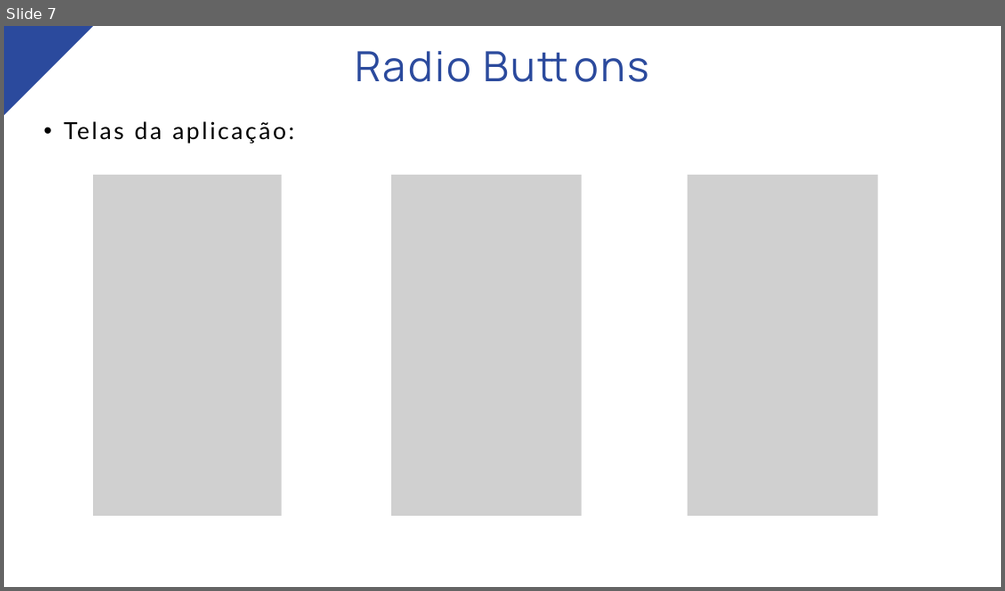
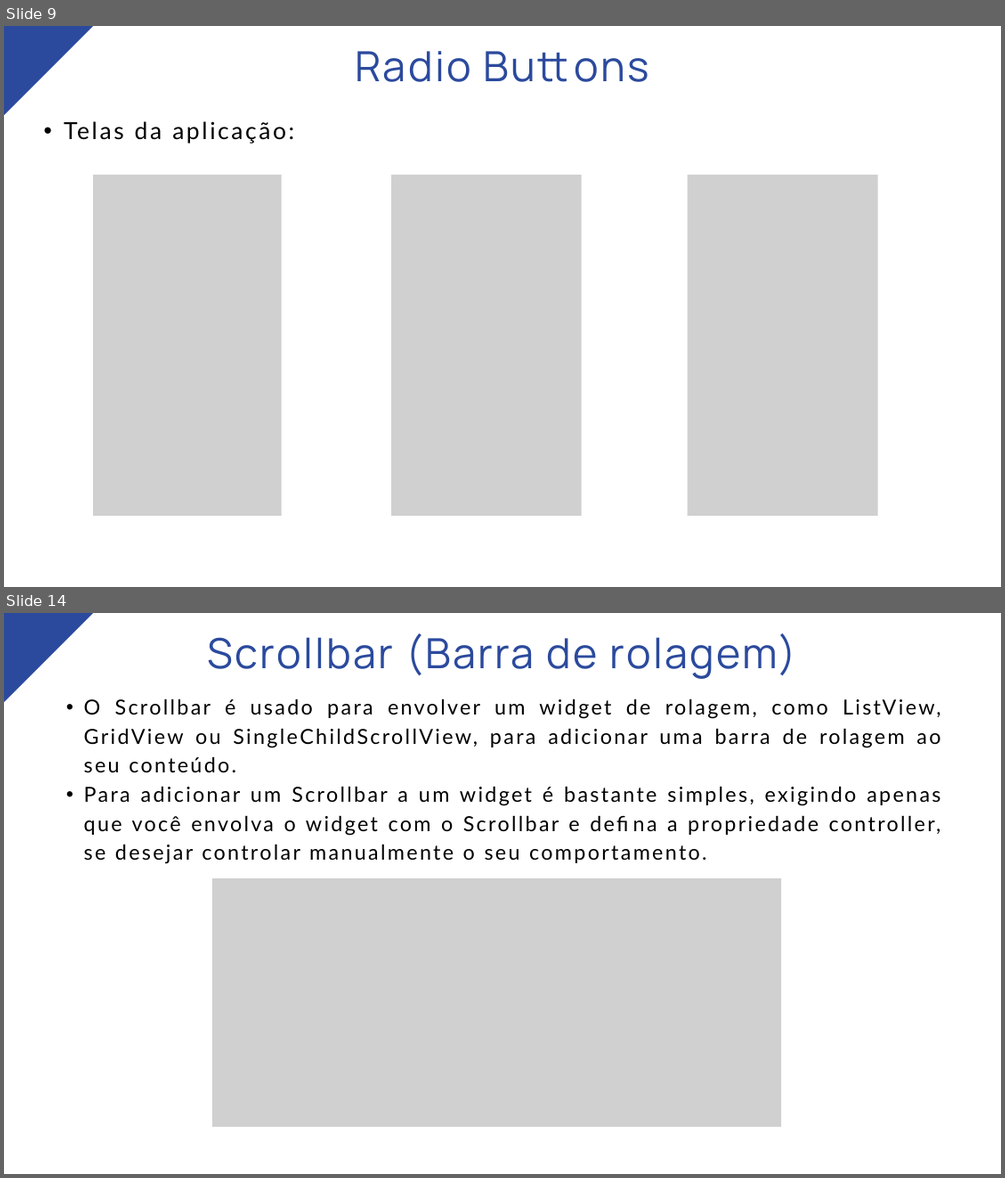
Before and after one commit to marcosdosea/TreinamentoFlutter, a slide deck: Aula14-Componentes de Formulários/Aula14-Componentes de Formulários.pptx. Shown one above the other, each under a label of ours: slide 7 before the commit, slides 9 and 14 after it; the slides between them are not shown. The pictures are 1005x591 and 1005x1178 pixels, drawn with LibreOffice and Linux fonts; fonts in the diff are those of the drawing; grey boxes stand for pictures. Boxes give left, top, right and bottom in pixels: in the first picture for what was removed or moved away, otherwise in the second. Text is boxed around its words. In the diff, an @@ line names an element or a change of style, - is before the commit and + after.

```diff
--- a/Aula14-Componentes de Formulários/Aula14-Componentes de Formulários.pptx
+++ b/Aula14-Componentes de Formulários/Aula14-Componentes de Formulários.pptx
@@ slide 14 added at <box>4,613,1001,1174</box>, background #FFFFFF @@
@@ freeform shape added at <box>4,613,93,702</box>, fill #2B4A9D @@
@@ text added at <box>207,633,797,679</box>, 60 pt, text #2B4A9D @@
+Scrollbar (Barra de rolagem)
@@ text added at <box>84,698,941,864</box>, 30 pt, text #000000 @@
+  • O Scrollbar é usado para envolver um widget de rolagem, como ListView, GridView ou SingleChildScrollView, para adicionar uma barra de rolagem ao seu conteúdo.
+  • Para adicionar um Scrollbar a um widget é bastante simples, exigindo apenas que você envolva o widget com o Scrollbar e defina a propriedade controller, se desejar controlar manualmente o seu comportamento.
@@ picture added at <box>212,878,782,1127</box> @@
@@ what was slide 7 is now slide 9 @@
```
Also in this commit, not shown: 7 slides changed, 14 other slides added, 1 other file.
